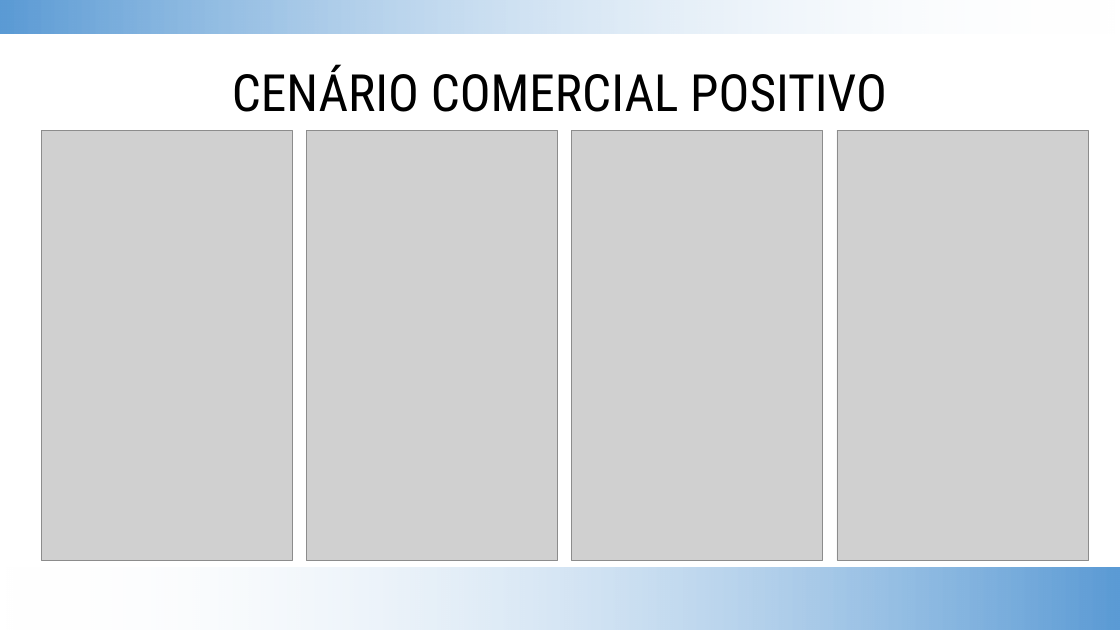
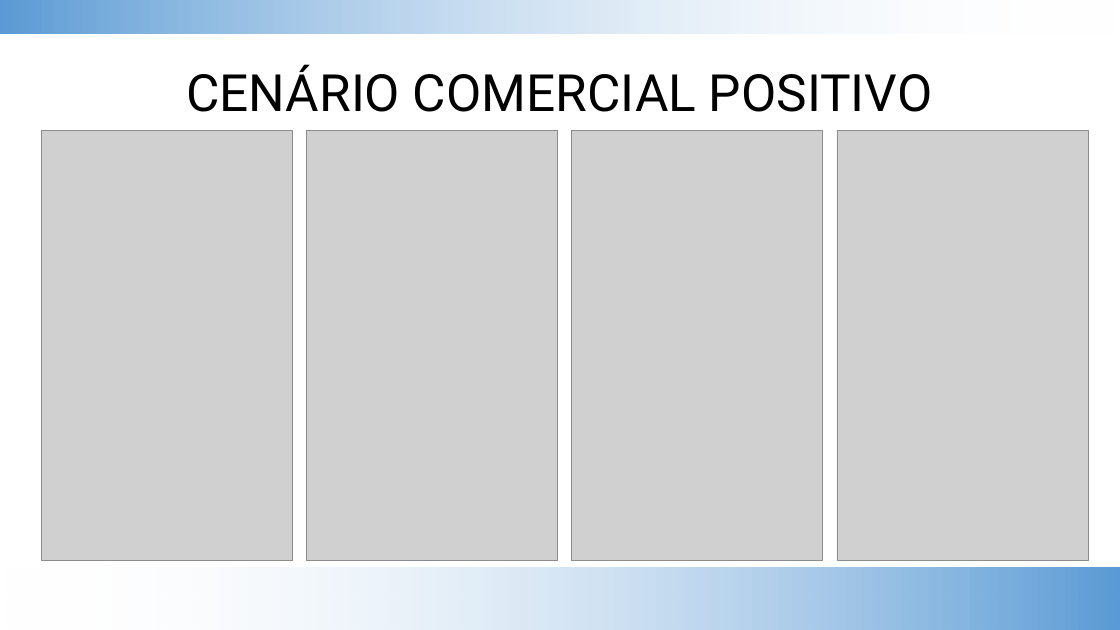
Before and after one commit to bazsant/pos-ins-cot, a slide deck: slide 2 of apresentacao/ituran-seguro-bike-final.pptx. Drawn at 1120x630 pixels with LibreOffice and Linux fonts; fonts in the diff are those of the drawing; grey boxes stand for pictures; background and template pictures are left out. Boxes give left, top, right and bottom in pixels: in the first picture for what was removed or moved away, otherwise in the second. Text is boxed around its words. In the diff, an @@ line names an element or a change of style, - is before the commit and + after.

```diff
--- a/apresentacao/ituran-seguro-bike-final.pptx
+++ b/apresentacao/ituran-seguro-bike-final.pptx
@@ title "CENÁRIO COMERCIAL POSITIVO" at [186, 64, 933, 112]: font Roboto Condensed to Roboto @@
```
Also in this commit, not shown: 8 other slides changed.
